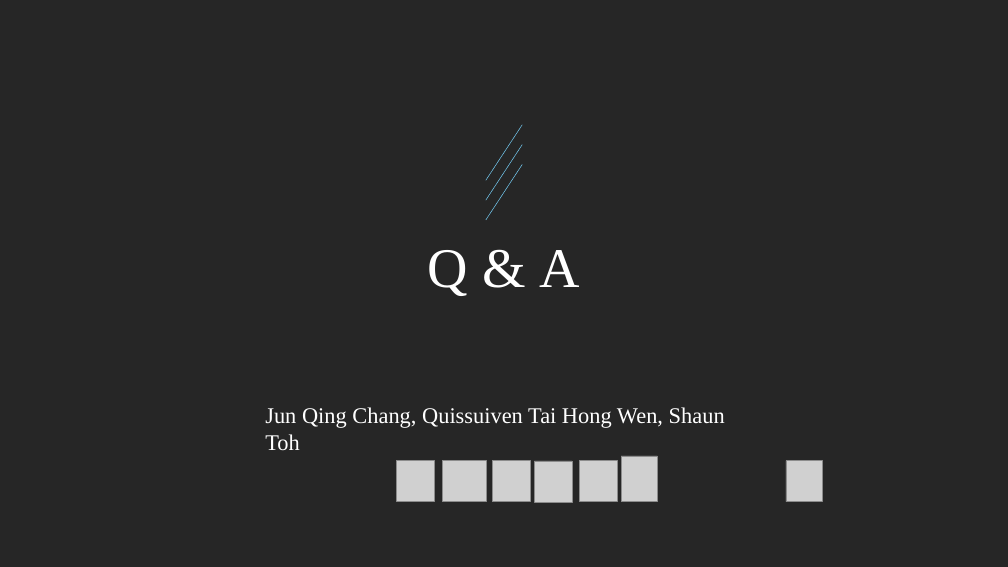
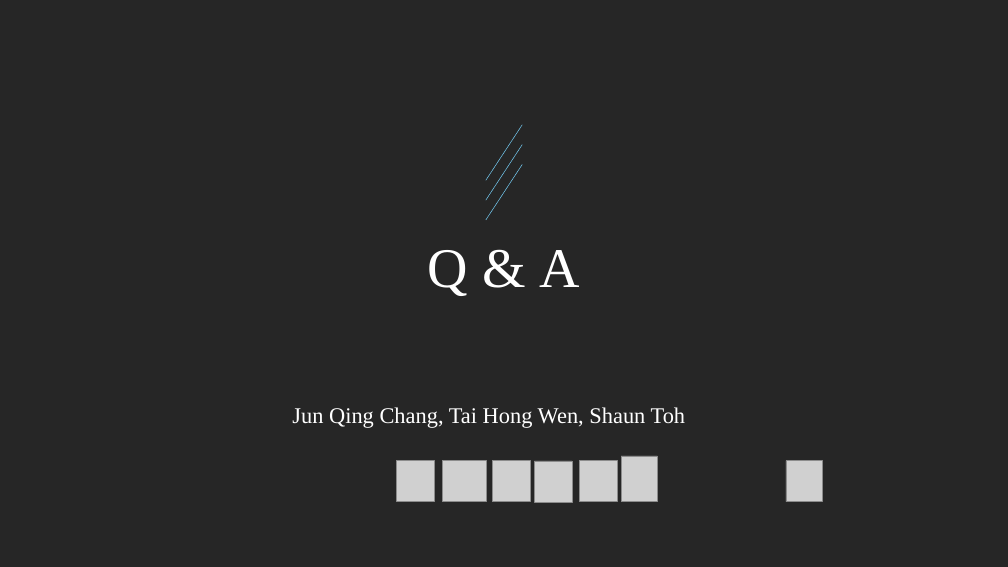
Before and after one commit to Shaun2h/Image-captioning, a slide deck: slide 12 of Deep Deep Deeeeep.pptx (slide 10 before the commit). Drawn at 1008x567 pixels with LibreOffice and Linux fonts; fonts in the diff are those of the drawing; grey boxes stand for pictures. Boxes give left, top, right and bottom in pixels: in the first picture for what was removed or moved away, otherwise in the second. Text is boxed around its words. In the diff, an @@ line names an element or a change of style, - is before the commit and + after.

```diff
--- a/Deep Deep Deeeeep.pptx
+++ b/Deep Deep Deeeeep.pptx
@@ text at box(292, 407, 686, 428): text changed @@
-Jun Qing Chang, Quissuiven Tai Hong Wen, Shaun Toh
+Jun Qing Chang, Tai Hong Wen, Shaun Toh
```
Also in this commit, not shown: 7 other slides changed, 2 slides added, 9 other files.
